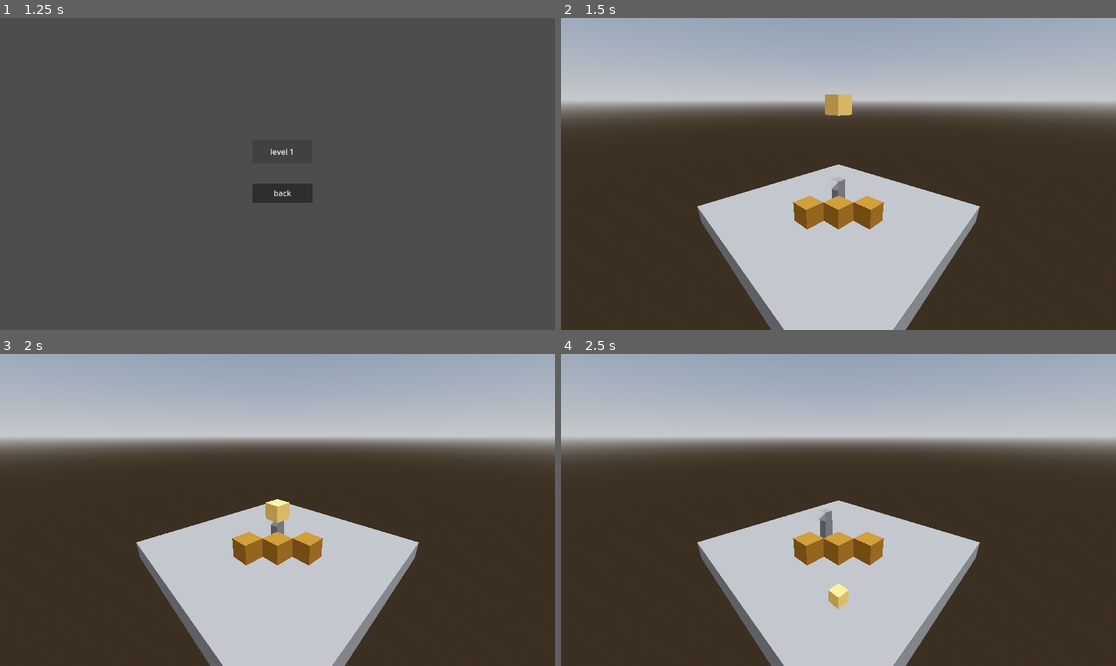
Above: before the commit, frames 1-4 (two rows, left to right).
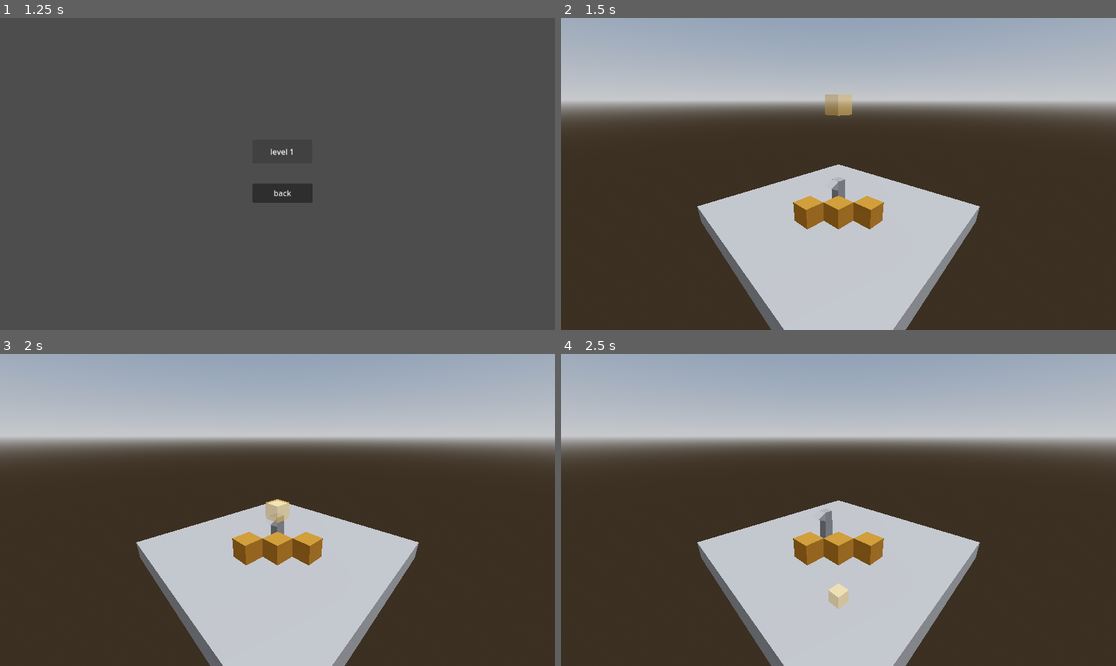
Above: after the commit, the same moments.

Repository: Jnight1104/Iso-Journey
Game: Godot game, scene res://Scenes/Main_menu.tscn
Two runs of this game, one before a commit and one after it. Both use one fixed random seed, a clock stepped at 60 frames per second and the inputs below. The project has no main scene, so this scene is started directly.
Inputs:
- Up to frame 1 (1.25 s): click "Play" at 0.5 s
- Up to frame 2 (1.5 s): click "level 1" at 1.25 s
- Up to frame 3 (2 s): no input
- Up to frame 4 (2.5 s): hold Right (ui_right) from 2.03 s (still down)

Frame 1 is identical in both runs. In frame 2, 0.3% of the frame differs, in the area x 47-53%, y 24-32%; in frame 3, 0.2%; in frame 4, 0.1%.

Commit message:
implemented win_collectible collection

Diff:
--- a/Scenes/Win_collectible.tscn
+++ b/Scenes/Win_collectible.tscn
@@ -1,7 +1,11 @@
-[gd_scene load_steps=4 format=3 uid="uid://cfyksnkf74v44"]
+[gd_scene load_steps=5 format=3 uid="uid://cfyksnkf74v44"]
+
+[ext_resource type="Script" path="res://Scripts/win_collectible.gd" id="1_c8y4d"]
 
 [sub_resource type="StandardMaterial3D" id="StandardMaterial3D_bj0ta"]
-albedo_color = Color(1, 0.784314, 0.4, 1)
+transparency = 1
+albedo_color = Color(1, 0.78, 0.4, 0.53)
+metallic_specular = 0.0
 
 [sub_resource type="BoxShape3D" id="BoxShape3D_k1p0y"]
 size = Vector3(0.5, 0.5, 0.5)
@@ -10,6 +14,7 @@
 size = Vector3(0.6, 0.6, 0.6)
 
 [node name="RigidBody3D" type="RigidBody3D"]
+script = ExtResource("1_c8y4d")
 
 [node name="CSGBox3D" type="CSGBox3D" parent="."]
 size = Vector3(0.5, 0.5, 0.5)
@@ -23,3 +28,5 @@
 [node name="CollisionShape3D" type="CollisionShape3D" parent="Area3D"]
 transform = Transform3D(1, 0, 0, 0, 1, 0, 0, 0, 1, 0, 0.05, 0)
 shape = SubResource("BoxShape3D_fno27")
+
+[connection signal="body_entered" from="Area3D" to="." method="_collected"]
--- a/Scripts/box.gd
+++ b/Scripts/box.gd
@@ -8,6 +8,7 @@
 const MOVE_DELAY : float = 0.1
 var target_location : Vector3 = Vector3(0, 0, 0)
 var detection_ray : Node = null
+
 
 # Called when the node enters the scene tree for the first time.
 func _ready():
--- a/Scripts/player.gd
+++ b/Scripts/player.gd
@@ -60,8 +60,14 @@
 		if detection_ray.get_collider().is_in_group("Box"):
 			push.connect(detection_ray.get_collider()._pushed)
 			push.emit(direction, detection_ray.get_collider())
-		$Move_delay_timer.start(MOVE_DELAY)
-		position += direction * 0.3
+			$Move_delay_timer.start(MOVE_DELAY)
+			position += direction * 0.3
+		elif detection_ray.get_collider().is_in_group("Boundaries"):
+			$Move_delay_timer.start(MOVE_DELAY)
+			position += direction * 0.3
+		else:
+			target_location += direction
+			$Move_delay_timer.start(MOVE_DELAY)
 	else:
 		target_location += direction
 		$Move_delay_timer.start(MOVE_DELAY)
--- /dev/null
+++ b/Scripts/win_collectible.gd
@@ -0,0 +1,21 @@
+extends RigidBody3D
+
+const TRANSPARENT_COLOUR : Color = Color(1, 0.78, 0.4, 0.53)
+const OPAQUE_COLOUR : Color = Color(1, 0.78, 0.4, 1)
+
+
+# Called when the node enters the scene tree for the first time.
+func _ready():
+	$CSGBox3D.material.albedo_color = TRANSPARENT_COLOUR
+	pass # Replace with function body.
+
+
+# Called every frame. 'delta' is the elapsed time since the previous frame.
+func _process(delta):
+	pass
+
+
+func _collected(body):
+	if body.is_in_group("Player"):
+		print("plink")
+		queue_free()
